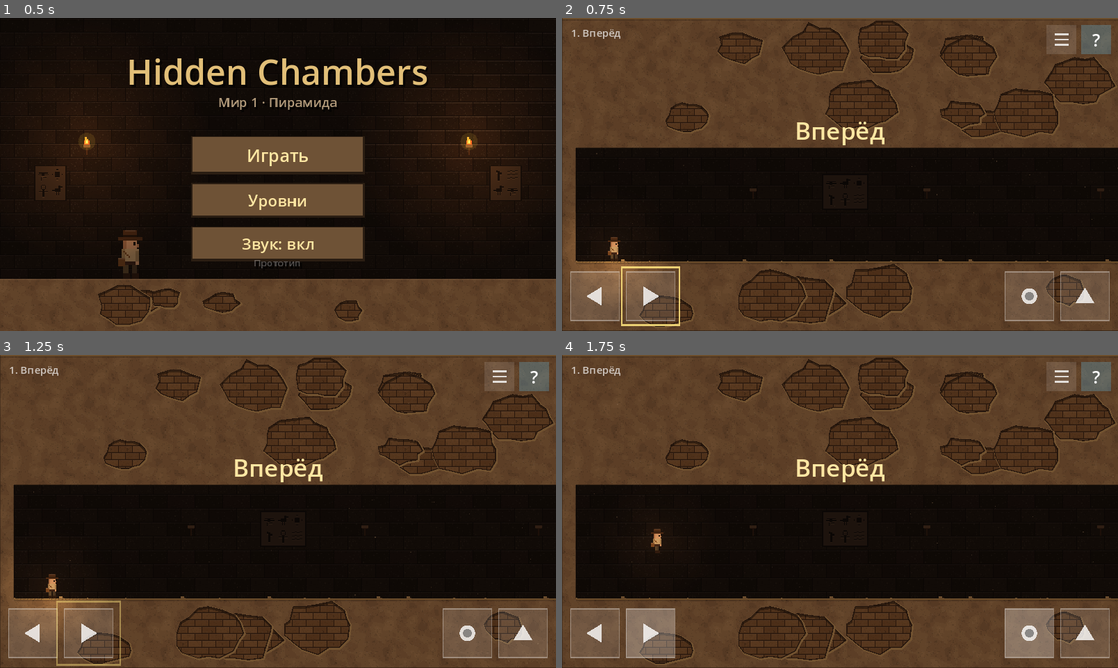
Above: before the commit, frames 1-4 (two rows, left to right).
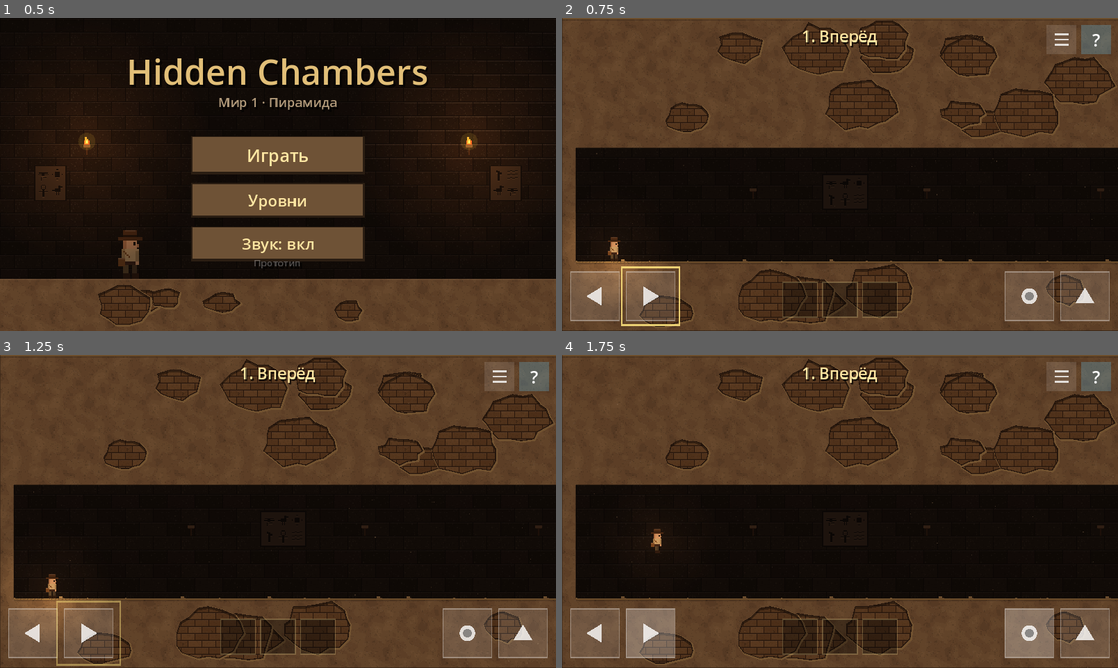
Above: after the commit, the same moments.

Repository: mrvadimjuravlev/mygame
Game: Godot game, scene res://ui/title.tscn
The game is run twice, just before and just after one commit, with the same random seed, the same clock (stepped at 60 frames per second) and the same inputs.
Inputs (mouse positions are in pixels of both pictures, inside the frame that each line leads up to):
- Up to frame 1 (0.5 s): no input
- Up to frame 2 (0.75 s): click "Играть" at 0.5 s
- Up to frame 3 (1.25 s): no input
- Up to frame 4 (1.75 s): tap Enter at 1.25 s; move the mouse to (962, 495) at 1.27 s; hold Right (move_right) from 1.28 s (still down); hold E (action) from 1.28 s (still down); click (962, 495) at 1.42 s; tap Space (jump) at 1.52, 1.55 s

Frame 1 is identical in both runs. In frame 2, 2.6% of the frame differs, in the area x 1-61%, y 3-96%; in frame 3, 2.6%; in frame 4, 2.6%.

Commit message:
Ladder top: climb out onto the ledge; persistent centered zone title; inventory slots between buttons
Co-Authored-By: Claude Opus 5.5 (1M context) <noreply@anthropic.com>
Claude-Session: https://claude.ai/code/session_01Grf5WdcuQYwuX1MMBXvSiC

Diff:
--- a/scripts/hero.gd
+++ b/scripts/hero.gd
@@ -53,9 +53,17 @@
 		return
 	var dir := Input.get_axis("move_left", "move_right")
 	var ladder := _find_ladder()
-	if not climbing and ladder and (Input.is_action_pressed("jump") or (Input.is_action_pressed("action") and not is_on_floor())):
+	# За лестницу хватается ниже её верха: стоя наверху, ▲ — обычный прыжок.
+	if not climbing and ladder and ((Input.is_action_pressed("jump") and global_position.y > ladder.global_position.y + 4.0) or (Input.is_action_pressed("action") and not is_on_floor())):
 		climbing = true
 		_ladder = ladder
+	elif not climbing and is_on_floor() and Input.is_action_just_pressed("action"):
+		# Стоит у верха лестницы над пустотой: спускается на неё.
+		var below := _ladder_below()
+		if below:
+			climbing = true
+			_ladder = below
+			global_position.y = below.global_position.y + 2.0
 	if climbing and (ladder == null or dir != 0.0):
 		climbing = false
 	if climbing:
@@ -98,9 +106,42 @@
 		velocity.y = -CLIMB_SPEED
 	elif Input.is_action_pressed("action"):
 		velocity.y = CLIMB_SPEED
-	# Выше верхней перекладины не залезть.
-	if velocity.y < 0.0 and global_position.y <= _ladder.top_y():
+	# Долез до верха: выбирается на площадку рядом, а не висит над лестницей.
+	if velocity.y < 0.0 and global_position.y <= _ladder.global_position.y + 1.0:
+		_climb_out()
+
+
+func _climb_out() -> void:
+	var top: float = _ladder.global_position.y
+	for dx in [0.0, 16.0, -16.0, 24.0, -24.0]:
+		var x: float = _ladder.global_position.x + dx
+		if _solid_at(Vector2(x, top + 3.0)):
+			global_position = Vector2(x, top - 0.5)
+			velocity = Vector2.ZERO
+			climbing = false
+			if dx != 0.0:
+				facing = signf(dx)
+			return
+	# Площадки рядом нет: выше верхней перекладины не залезть.
+	if global_position.y <= _ladder.top_y():
 		velocity.y = 0.0
+
+
+func _solid_at(point: Vector2) -> bool:
+	var query := PhysicsPointQueryParameters2D.new()
+	query.position = point
+	query.exclude = [get_rid()]
+	return not get_world_2d().direct_space_state.intersect_point(query, 1).is_empty()
+
+
+func _ladder_below() -> Node:
+	for node in get_tree().get_nodes_in_group("ladder"):
+		var top: float = node.global_position.y
+		if absf(global_position.y - top) < 6.0 and absf(global_position.x - node.global_position.x) < 22.0 \
+				and not _solid_at(Vector2(node.global_position.x, top + 3.0)):
+			global_position.x = node.global_position.x
+			return node
+	return null
 
 
 func _find_ladder() -> Node:
--- a/scripts/hud.gd
+++ b/scripts/hud.gd
@@ -11,6 +11,7 @@
 const ACTIONS := {"left": "move_left", "right": "move_right", "action": "action", "jump": "jump"}
 const HINT_BUTTON := Rect2(598, 8, 34, 34)
 const MENU_BUTTON := Rect2(558, 8, 34, 34)
+const INVENTORY_SLOTS := 3
 
 var level: Node
 
@@ -30,24 +31,18 @@
 	_pad.draw.connect(_draw_pad)
 	add_child(_pad)
 
-	var title := Label.new()
-	title.text = "%d. %s" % [level.level_number, level.slogan]
-	title.position = Vector2(10, 8)
-	title.add_theme_font_size_override("font_size", 12)
-	title.modulate = Color(1, 1, 1, 0.7)
-	add_child(title)
-
+	# Название зоны: по центру сверху, всё время на экране.
 	_slogan = Label.new()
-	_slogan.text = level.slogan
+	_slogan.text = "%d. %s" % [level.level_number, level.slogan]
 	_slogan.horizontal_alignment = HORIZONTAL_ALIGNMENT_CENTER
-	_slogan.size = Vector2(640, 40)
-	_slogan.position = Vector2(0, 110)
-	_slogan.add_theme_font_size_override("font_size", 28)
+	_slogan.size = Vector2(440, 30)
+	_slogan.position = Vector2(100, 8)
+	_slogan.add_theme_font_size_override("font_size", 18)
 	_slogan.add_theme_color_override("font_color", Color("ffe7a3"))
+	_slogan.add_theme_color_override("font_shadow_color", Color(0, 0, 0, 0.7))
+	_slogan.add_theme_constant_override("shadow_offset_x", 1)
+	_slogan.add_theme_constant_override("shadow_offset_y", 2)
 	add_child(_slogan)
-	var tween := create_tween()
-	tween.tween_interval(1.5)
-	tween.tween_property(_slogan, "modulate:a", 0.0, 0.6)
 
 	_hint_label = Label.new()
 	_hint_label.horizontal_alignment = HORIZONTAL_ALIGNMENT_CENTER
@@ -151,15 +146,31 @@
 		if name == _tutorial:
 			var t := fmod(_time, 1.2) / 1.2
 			_pad.draw_rect(r.grow(4 + 8 * t), Color(1, 0.9, 0.5, 1.0 - t), false, 2.0)
-	var hero := level.get_node_or_null("Hero")
-	if hero and hero.has_key:
-		_pad.draw_rect(Rect2(10, 28, 24, 18), Color(0, 0, 0, 0.3))
-		preload("res://scripts/key_item.gd").draw_key(_pad, Vector2(22, 37))
+	_draw_inventory()
 	_pad.draw_rect(MENU_BUTTON, Color(1, 1, 1, 0.12))
 	for k in 3:
 		_pad.draw_rect(Rect2(MENU_BUTTON.position + Vector2(9, 10 + k * 6), Vector2(16, 2)), Color(1, 1, 1, 0.8))
 	_pad.draw_rect(HINT_BUTTON, Color(0.4, 0.8, 1.0, 0.25))
 	_pad.draw_string(font, HINT_BUTTON.position + Vector2(0, 25), "?", HORIZONTAL_ALIGNMENT_CENTER, HINT_BUTTON.size.x, 20, Color.WHITE)
+
+
+## Артефакты героя: ячейки внизу между кнопками ходьбы и действия.
+func _draw_inventory() -> void:
+	var hero := level.get_node_or_null("Hero")
+	var items: Array[String] = []
+	if hero and hero.has_key:
+		items.append("key")
+	var slot := Vector2(40, 40)
+	var x0 := 320.0 - (INVENTORY_SLOTS * slot.x + (INVENTORY_SLOTS - 1) * 6.0) / 2.0
+	for i in INVENTORY_SLOTS:
+		var r := Rect2(Vector2(x0 + i * (slot.x + 6.0), 304), slot)
+		_pad.draw_rect(r, Color(0, 0, 0, 0.35))
+		_pad.draw_rect(r, Color(1, 0.9, 0.6, 0.25), false, 1.0)
+		if i < items.size():
+			_pad.draw_set_transform(r.get_center(), 0.0, Vector2(2, 2))
+			_pad.draw_circle(Vector2.ZERO, 8.0, Color(1, 0.85, 0.3, 0.15))
+			preload("res://scripts/key_item.gd").draw_key(_pad, Vector2(-1, 0))
+			_pad.draw_set_transform(Vector2.ZERO)
 
 
 func _draw_icon(name: String, c: Vector2, color: Color) -> void:
--- a/tools/autoplay.gd
+++ b/tools/autoplay.gd
@@ -126,7 +126,7 @@
 	print("  наверху: ", _hero().global_position)
 	await _walk_to(450.0)
 	print("  ключ у героя: ", _hero().has_key)
-	await _walk_to(326.0)
+	await _walk_to(344.0)  # край площадки у верха лестницы
 	await _climb(1.0)   # вниз, пропуская птиц
 	await _walk_to(590.0)
 
@@ -140,7 +140,8 @@
 			print("  герой погиб на высоте ", hero.global_position.y if hero else -1.0)
 			return
 		var y := hero.global_position.y
-		if direction < 0 and y <= 189.0:
+		# Долез: выбрался на площадку наверху.
+		if direction < 0 and not hero.climbing and hero.is_on_floor() and y < 210.0:
 			break
 		if direction > 0 and hero.is_on_floor() and y > 1000.0:
 			break
@@ -220,7 +221,7 @@
 	await _walk_to(480.0)  # в ложную стену, к лестнице
 	print("  ход открыт: ", current_scene.get_node("FalseWall").opened)
 	Input.action_press("jump")
-	await _until(func() -> bool: return _hero().global_position.y <= 270.0)
+	await _until(func() -> bool: return not _hero().climbing and _hero().is_on_floor() and _hero().global_position.y < 285.0)
 	Input.action_release("jump")
 	await _walk_to(490.0)
 	# По ступенькам к двери.
Binary file added: docs/screenshots/hud.png
